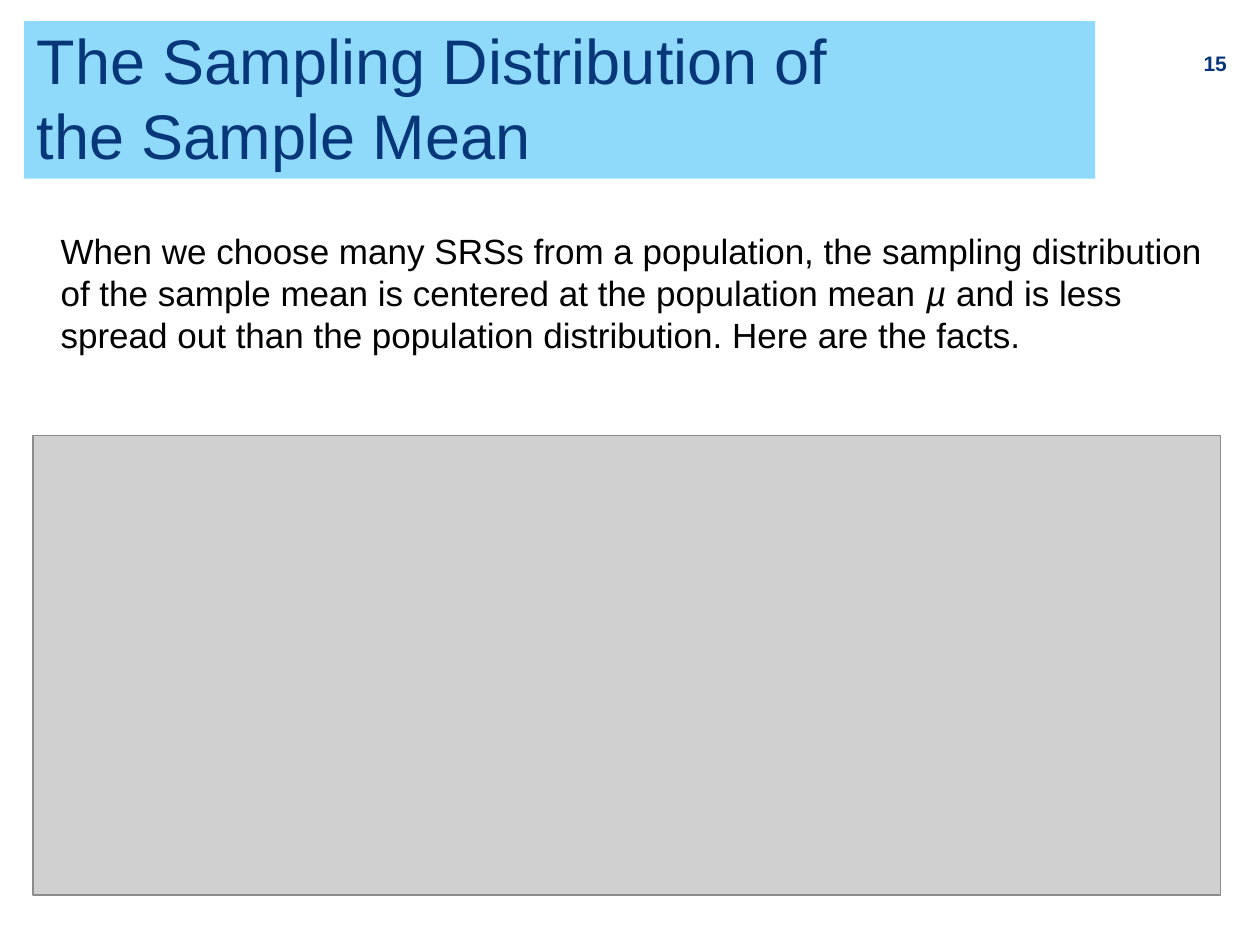
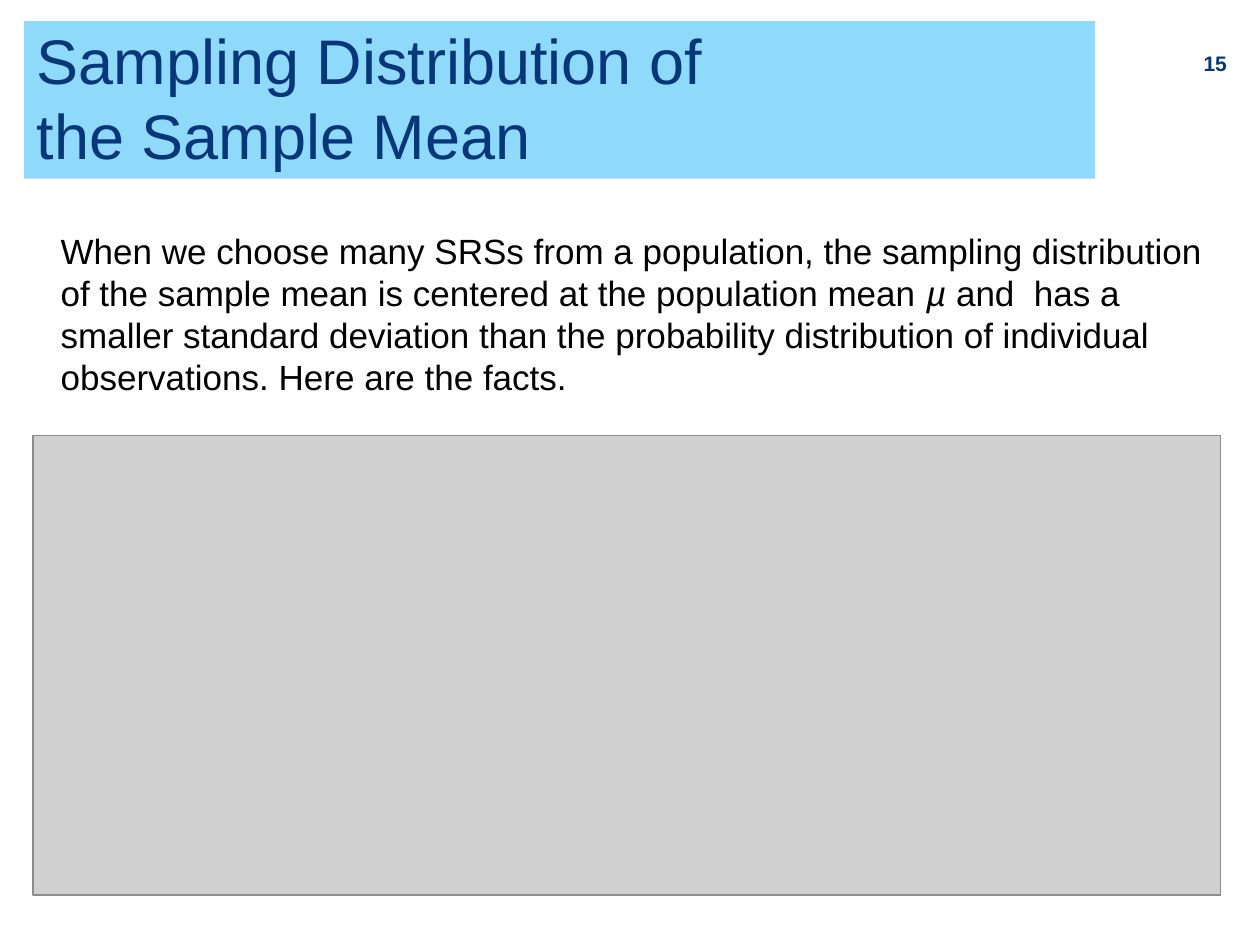
Before and after one commit to ZhiyangGeeZhou/ZhiyangGeeZhou.github.io, a slide deck: slide 15 of attach/UWM/UWM_PH702_2026Fall_Part05.pptx. Drawn at 1260x945 pixels with LibreOffice and Linux fonts; fonts in the diff are those of the drawing; grey boxes stand for pictures. Boxes give left, top, right and bottom in pixels: in the first picture for what was removed or moved away, otherwise in the second. Text is boxed around its words. In the diff, an @@ line names an element or a change of style, - is before the commit and + after.

```diff
--- a/attach/UWM/UWM_PH702_2026Fall_Part05.pptx
+++ b/attach/UWM/UWM_PH702_2026Fall_Part05.pptx
@@ title at (37, 38, 701, 171): text changed @@
-The Sampling Distribution of
-the Sample Mean
+Sampling Distribution of
+the Sample Mean
@@ text at (61, 238, 1201, 391): text changed @@
-When we choose many SRSs from a population, the sampling distribution of the sample mean is centered at the population mean µ and is less spread out than the population distribution. Here are the facts.
+When we choose many SRSs from a population, the sampling distribution of the sample mean is centered at the population mean µ and has a smaller standard deviation than the probability distribution of individual observations. Here are the facts.
```
Also in this commit, not shown: 4 other slides changed.
